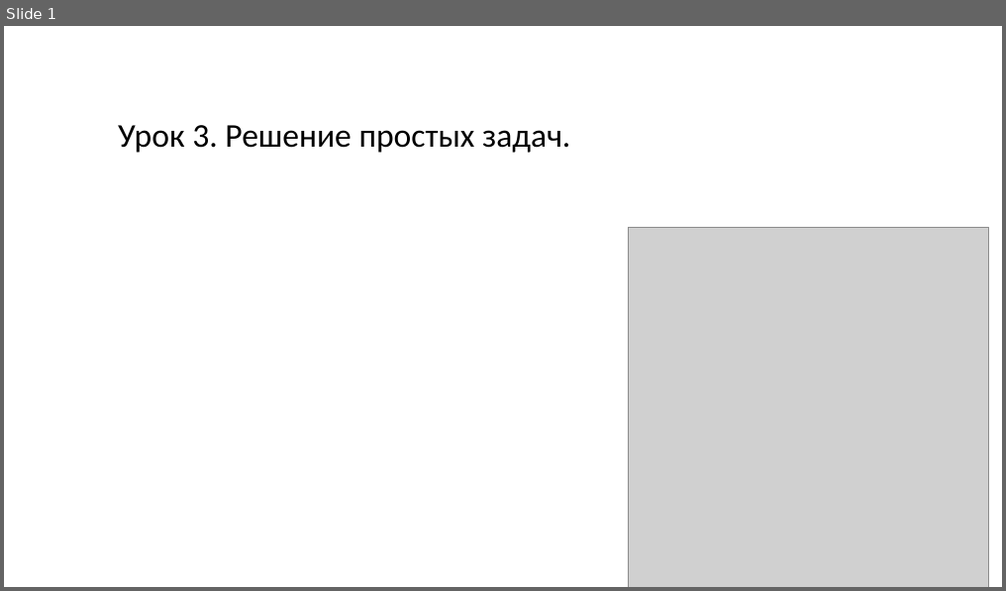
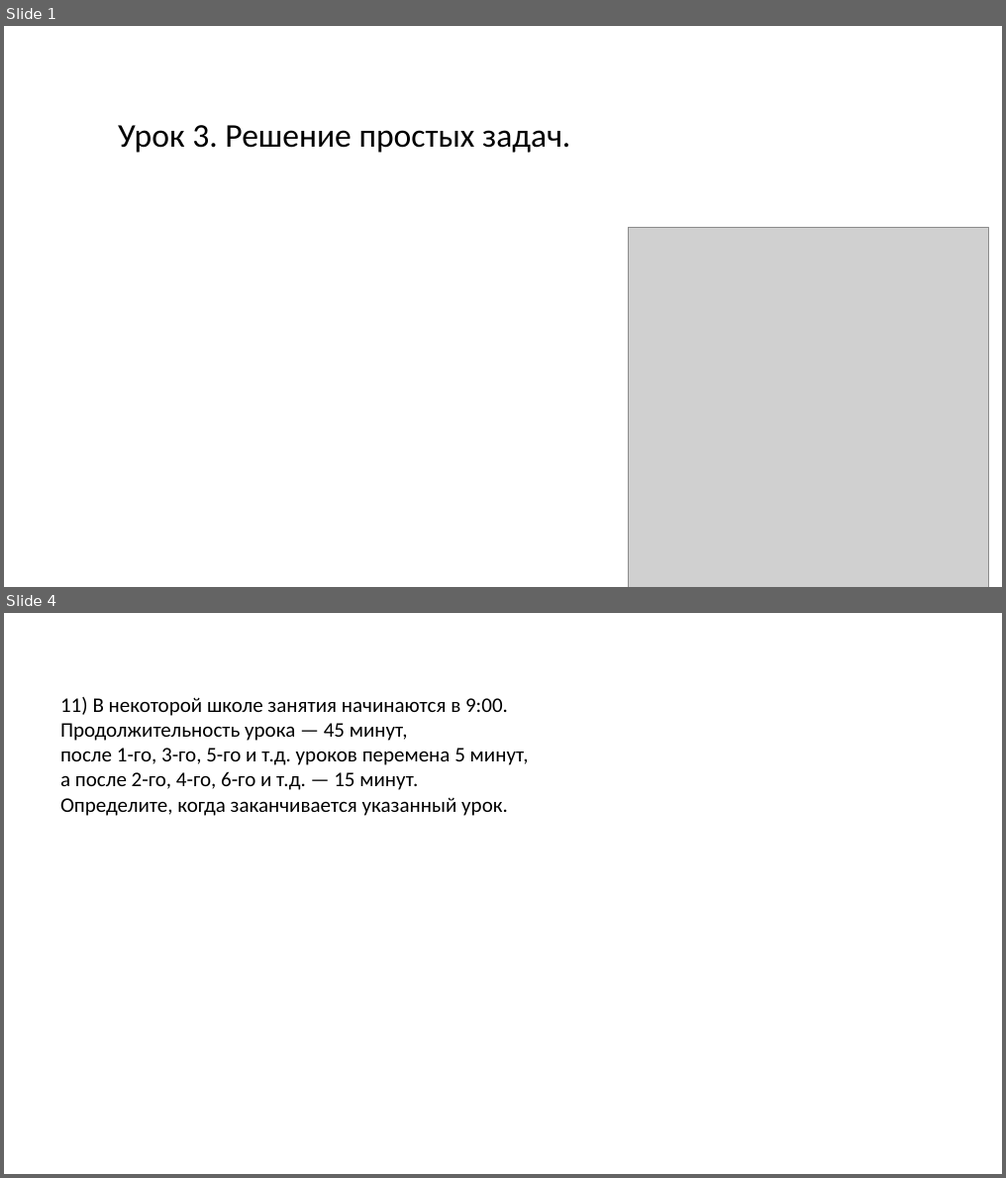
Before and after one commit to Klapeyron5/C-lessons-for-schoolchild-beginners, a slide deck: Урок 3/Урок 3.pptx. Shown one above the other, each under a label of ours: slide 1 before the commit, slides 1 and 4 after it; the slides between them are not shown. The pictures are 1006x591 and 1006x1178 pixels, drawn with LibreOffice and Linux fonts; fonts in the diff are those of the drawing; grey boxes stand for pictures. Boxes give left, top, right and bottom in pixels: in the first picture for what was removed or moved away, otherwise in the second. Text is boxed around its words. In the diff, an @@ line names an element or a change of style, - is before the commit and + after.

```diff
--- a/Урок 3/Урок 3.pptx
+++ b/Урок 3/Урок 3.pptx
@@ slide 4 added at box(4, 613, 1002, 1174), background #FFFFFF @@
@@ text added at box(60, 697, 529, 816), 20 pt, text #000000 @@
+11) В некоторой школе занятия начинаются в 9:00.
+Продолжительность урока — 45 минут,
+после 1-го, 3-го, 5-го и т.д. уроков перемена 5 минут,
+а после 2-го, 4-го, 6-го и т.д. — 15 минут.
+Определите, когда заканчивается указанный урок.
```
Also in this commit, not shown: 1 slide changed, 4 other slides added, 1 slide removed, 1 other file.
